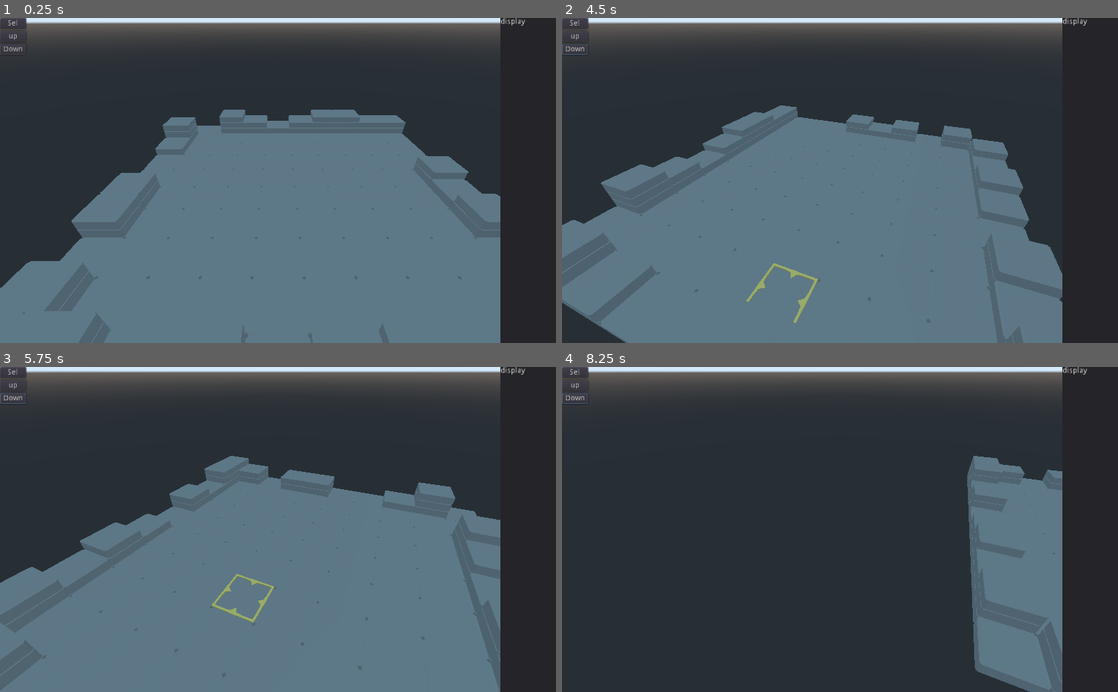
Above: before the commit, frames 1-4 (two rows, left to right).
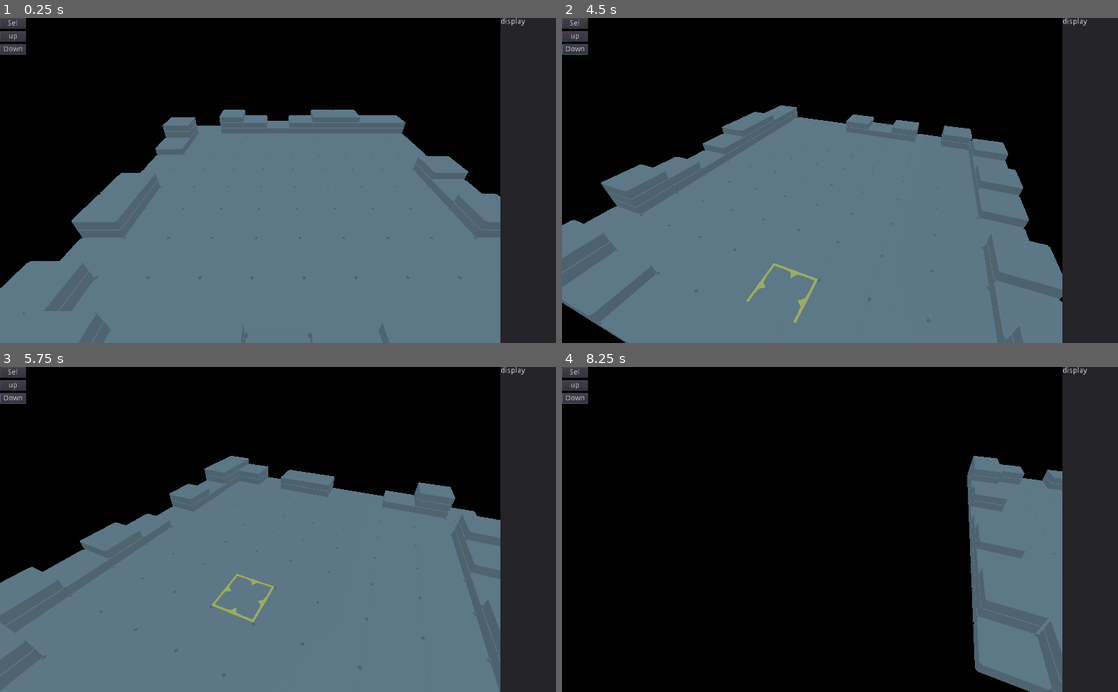
Above: after the commit, the same moments.

Repository: Ravath/RPG_Simu3D
Game: Godot game, scene res://Scenes/Simulation/Map.tscn
The game is run twice, just before and just after one commit, with the same random seed, the same clock (stepped at 60 frames per second) and the same inputs.
Inputs (mouse positions are in pixels of both pictures, inside the frame that each line leads up to):
- Up to frame 1 (0.25 s): no input
- Up to frame 2 (4.5 s): click "Sel" at 0.5 s; click "up" at 1.25 s; click "Down" at 2 s; tap Enter at 2.75, 4.25 s; move the mouse to (962, 164) at 2.77 s; hold Right (ui_right) 2.78-3.5 s; hold Q 2.78-3.5 s; click (962, 164) at 2.92 s; tap Space at 3.5 s; drag from (728, 196) to (812, 245) at 3.52 s; move the mouse to (895, 109) at 4.27 s; hold Right (ui_right) from 4.28 s (still down); hold E from 4.28 s (still down); click (895, 109) at 4.42 s
- Up to frame 3 (5.75 s): release Right (ui_right) at 5 s; release E at 5 s; drag from (250, 594) to (111, 480) at 5.02 s
- Up to frame 4 (8.25 s): tap Space at 5.75 s; move the mouse to (1006, 578) at 5.77 s; hold Left (ui_left) 5.78-6.5 s; hold Z 5.78-6.5 s; click (1006, 578) at 5.92 s; drag from (673, 480) to (756, 448) at 6.52 s; tap Enter at 7.25 s; move the mouse to (867, 529) at 7.27 s; hold Down (ui_down) 7.28-8 s; hold Q 7.28-8 s; click (867, 529) at 7.42 s; drag from (756, 448) to (728, 545) at 8.02 s

The runs differ from the first frame. In frame 1, 39% of the frame differs, in the area x 0-90%, y 0-84%; in frame 2, 37%; in frame 3, 38%; in frame 4, 79%, in the area x 0-90%, y 0-100%.

Commit message:
add ZoneHighlighter and rework of MVC pattern

Diff:
--- a/Scenes/Simulation/Map.gd
+++ b/Scenes/Simulation/Map.gd
@@ -1,18 +1,35 @@
 extends Spatial
+
+var map	# the map to display
+var current_tool = null	# current tool used on click (null for selection only)
 
 # Called when the node enters the scene tree for the first time.
 func _ready():
-	pass
+	# TODO this is debug
+	map = MapData.new(10,10,4)
+#	map.build_grid(funcref(map, "builder_room"))
+	map.build_grid(funcref(map, "builder_ruins"))
+#	map.build_grid(funcref(map, "builder_flatrand"))
+#	map.build_grid(funcref(map, "builder_dicerand"))
+#	map.build_grid(funcref(map, "builder_exporand"))
+#	map.build_grid(funcref(map, "builder_gradiant"))
 
-# Called every frame. 'delta' is the elapsed time since the previous frame.
-func _process(delta):
-	pass
+	$TileBuilder_Square.set_map(map)
+	map.connect("updated_tile_height", self, "_on_updated_tile_height")
+
+func _on_updated_tile_height(coordinate2D):
+	# when the map has been changed, update the 3D model
+	$TileBuilder_Square.update_tile_at(coordinate2D)
+
+func _on_tile_selected(coordinate):
+	if current_tool:
+		current_tool.action(map, coordinate.x, coordinate.y)
 
 func _on_Button_select_pressed():
-	$TileBuilder_Square.current_tool = null
+	current_tool = null
 
 func _on_Button_upTool_pressed():
-	$TileBuilder_Square.current_tool = MapAction.MapUp.new()
+	current_tool = MapAction.MapUp.new()
 
 func _on_Button_downTool_pressed():
-	$TileBuilder_Square.current_tool = MapAction.MapDown.new()
+	current_tool = MapAction.MapDown.new()
--- a/Scenes/Simulation/Map.tscn
+++ b/Scenes/Simulation/Map.tscn
@@ -1,10 +1,11 @@
-[gd_scene load_steps=12 format=2]
+[gd_scene load_steps=18 format=2]
 
 [ext_resource path="res://Scenes/Simulation/Camera.tscn" type="PackedScene" id=1]
 [ext_resource path="res://Scenes/Simulation/TileBuilder_Square.gd" type="Script" id=2]
 [ext_resource path="res://Scenes/Simulation/Map.gd" type="Script" id=3]
 [ext_resource path="res://Ressources/3D/Tile.obj" type="ArrayMesh" id=4]
 [ext_resource path="res://Ressources/3D/Selector.obj" type="ArrayMesh" id=5]
+[ext_resource path="res://Scenes/Simulation/ZoneHighlighter.gd" type="Script" id=6]
 
 [sub_resource type="MultiMesh" id=1]
 transform_format = 1
@@ -53,6 +54,23 @@
 [sub_resource type="ShaderMaterial" id=6]
 shader = SubResource( 5 )
 
+[sub_resource type="SpatialMaterial" id=9]
+flags_transparent = true
+albedo_color = Color( 0.745098, 0.388235, 0.196078, 0.572549 )
+
+[sub_resource type="PlaneMesh" id=7]
+material = SubResource( 9 )
+
+[sub_resource type="MultiMesh" id=8]
+transform_format = 1
+mesh = SubResource( 7 )
+
+[sub_resource type="ProceduralSky" id=11]
+
+[sub_resource type="Environment" id=10]
+background_mode = 3
+background_sky = SubResource( 11 )
+
 [node name="Map" type="Spatial"]
 script = ExtResource( 3 )
 
@@ -72,6 +90,10 @@
 transform = Transform( 1, 0, 0, 0, 1, 0, 0, 0, 1, 0, -5, 0 )
 mesh = ExtResource( 5 )
 material/0 = SubResource( 6 )
+
+[node name="ZoneHighlighter" type="MultiMeshInstance" parent="TileBuilder_Square"]
+multimesh = SubResource( 8 )
+script = ExtResource( 6 )
 
 [node name="Camera" parent="." instance=ExtResource( 1 )]
 
@@ -112,6 +134,10 @@
 anchor_right = 1.0
 anchor_bottom = 1.0
 text = "display"
+
+[node name="WorldEnvironment" type="WorldEnvironment" parent="."]
+environment = SubResource( 10 )
+[connection signal="tile_selected" from="TileBuilder_Square" to="." method="_on_tile_selected"]
 [connection signal="input_event" from="TileBuilder_Square/Click_detection" to="TileBuilder_Square" method="_on_Area_input_event"]
 [connection signal="pressed" from="VBoxContainer/Button_select" to="." method="_on_Button_select_pressed"]
 [connection signal="pressed" from="VBoxContainer/Button_upTool" to="." method="_on_Button_upTool_pressed"]
--- a/Scenes/Simulation/TileBuilder_Square.gd
+++ b/Scenes/Simulation/TileBuilder_Square.gd
@@ -5,44 +5,17 @@
 const TILE_HEIGHT = 0.5	# height of a 3D model tile
 
 var map	# the map to display
-var current_tool = null	# current tool used on click (null for selection only)
 var click_managers = []	# the list of tile click detectors (one per tile)
+
+signal tile_selected(coordinate2D)
 
 # Called when the node enters the scene tree for the first time.
 func _ready():
-	# TODO this is debug
-	map = MapData.new(10,10,4)
-#	map.build_grid(funcref(map, "builder_room"))
-	map.build_grid(funcref(map, "builder_ruins"))
-#	map.build_grid(funcref(map, "builder_flatrand"))
-#	map.build_grid(funcref(map, "builder_dicerand"))
-#	map.build_grid(funcref(map, "builder_exporand"))
-#	map.build_grid(funcref(map, "builder_gradiant"))
+	pass
 
+func set_map(map):
+	self.map = map #MapData
 	update()
-
-func _process(_delta):
-	# when the map has been changed, update the 3D model
-	if map.update:
-		for v in map.updated_tiles :
-			# place tiles
-			for i in range(map.MAX_ALTITUDE):
-				var position = Transform()
-				if i <= map.grid[v.x][v.y]:
-					position = position.translated(Vector3(TILE_WIDTH*v.x, TILE_HEIGHT*i, TILE_WIDTH*v.y))
-				self.multimesh.set_instance_transform(v.x*map.MAX_ALTITUDE*map.Y + v.y*map.MAX_ALTITUDE + i, position)
-			# update click_manager
-			update_click_manager_at(v.x, v.y, map.grid[v.x][v.y])
-		map.updated_tiles.clear()
-		map.update = false
-
-func update_click_manager_at(x, y, z):
-	# update the click on tile detector in size and position
-	var col = self.click_managers[x * map.Y + y]
-	col.transform.origin.x = TILE_WIDTH * x
-	col.transform.origin.z = TILE_WIDTH * y
-	col.transform.origin.y = TILE_HEIGHT * z /2
-	col.scale.y = 1.0 * (z+1)
 
 func update():
 	# instantiate and positionate the tiles
@@ -63,32 +36,47 @@
 			update_click_manager_at(x, y, map.grid[x][y])
 			self.add_child(col)
 
+func update_tile_at(coordinate2D):
+	var v = coordinate2D as Vector2
+	# place tiles
+	for i in range(map.MAX_ALTITUDE):
+		var position = Transform()
+		if i <= map.grid[v.x][v.y]:
+			position = position.translated(Vector3(TILE_WIDTH*v.x, TILE_HEIGHT*i, TILE_WIDTH*v.y))
+		self.multimesh.set_instance_transform(v.x*map.MAX_ALTITUDE*map.Y + v.y*map.MAX_ALTITUDE + i, position)
+	# update click_manager
+	update_click_manager_at(v.x, v.y, map.grid[v.x][v.y])
+
+func update_click_manager_at(x, y, z):
+	# update the CollisionShape height and position used to detect clicks at the given coordinates
+	var col = self.click_managers[x * map.Y + y]
+	col.transform.origin.x = TILE_WIDTH * x
+	col.transform.origin.z = TILE_WIDTH * y
+	col.transform.origin.y = TILE_HEIGHT * z /2
+	col.scale.y = 1.0 * (z+1)
+
 func _on_Area_input_event(_camera, event, click_position, click_normal, _shape_idx):
 	# when a tile is clicked_on, deduce the grid coordinates
 	# then execute the current tool and selection process
 	if event is InputEventMouseButton and event.button_index == BUTTON_LEFT and event.pressed :
 		var gp = pos_to_grid(click_position - 0.05 * click_normal)
-		if current_tool:
-			current_tool.action(map, gp.x, gp.y)
-		$Selector.transform.origin = Vector3(
-			gp.x * TILE_WIDTH ,
-			map.grid[gp.x][gp.y] * TILE_HEIGHT,
-			gp.y * TILE_WIDTH ) + Vector3.UP * 0.3
 
-	pass
+		emit_signal("tile_selected", gp)
+
+		set_selection_cursor(gp)
 
 func pos_to_grid(position) :
-	# convert a global position into a grid coordinate
+	# convert a global position2D into a grid coordinate2D
 	# TODO maybe simplify for optimisation if not using scaling on the map
 	var x = (((position.x - self.transform.origin.x) / self.scale.x) + TILE_WIDTH/2) / TILE_WIDTH
 	var y = (((position.z - self.transform.origin.z) / self.scale.z) + TILE_WIDTH/2) / TILE_WIDTH
-	return Vector3(int(x),int(y),map.grid[x][y])
+	return Vector2(int(x),int(y))
 
 func grid_to_pos(coordinate):
-	# convert a grid coordinate into a global position
+	# convert a grid coordinate2S into a global position3D
 	return Vector3(
 		coordinate.x * TILE_WIDTH  * self.scale.x + self.transform.origin.x,
-		coordinate.z * TILE_HEIGHT * self.scale.z + self.transform.origin.z,
+		map.grid[coordinate.x][coordinate.y] * TILE_HEIGHT * self.scale.z + self.transform.origin.z,
 		coordinate.y * TILE_WIDTH  * self.scale.y + self.transform.origin.y)
 
 func to_center_tile():
@@ -97,3 +85,14 @@
 		TILE_WIDTH/2  * self.scale.x,
 		TILE_HEIGHT/2 * self.scale.y,
 		TILE_WIDTH/2  * self.scale.z)
+
+func set_selection_cursor(pos):
+	$Selector.transform.origin = Vector3(
+		pos.x * TILE_WIDTH ,
+		map.grid[pos.x][pos.y] * TILE_HEIGHT,
+		pos.y * TILE_WIDTH ) + Vector3.UP * 0.3
+
+func highlight_zone(zone):
+	# draw a highlighting for the given tiles
+	# zone : Vector2[] of the tiles to highlight
+	$ZoneHighlighter.set_highlight(map, zone)
--- /dev/null
+++ b/Scenes/Simulation/ZoneHighlighter.gd
@@ -0,0 +1,27 @@
+extends MultiMeshInstance
+
+
+# The tile dimensions
+const W = 2
+const H = 0.5
+# over-elevation for not placing the highlight in the tile
+const epsilon = 0.001
+
+# Called when the node enters the scene tree for the first time.
+func _ready():
+	pass
+
+func set_highlight(map, zone):
+
+	if zone == null:
+		self.multimesh.instance_count = 0
+		return
+
+	# instantiate and positionate the highlight
+	self.multimesh.instance_count = zone.size()
+
+	for i in zone.size():
+		var position = Transform()
+		var alt = map.grid[zone[i].x][zone[i].y]
+		position = position.translated(Vector3(zone[i].x * W, (alt+0.5)*H + epsilon, zone[i].y * W))
+		self.multimesh.set_instance_transform(i, position)
--- a/Scripts/MapData.gd
+++ b/Scripts/MapData.gd
@@ -7,6 +7,7 @@
 var MAX_ALTITUDE:int # MAX_ALTITUDE
 var grid = [] # int[][]
 
+signal updated_tile_height(coordinate2D)
 var update = false
 var updated_tiles = []
 
@@ -36,6 +37,7 @@
 
 	# update value and raise flag
 	grid[x][y] = new_alt
+	emit_signal("updated_tile_height", Vector2(x,y))
 	update = true
 	updated_tiles.append(Vector2(x,y))
 
